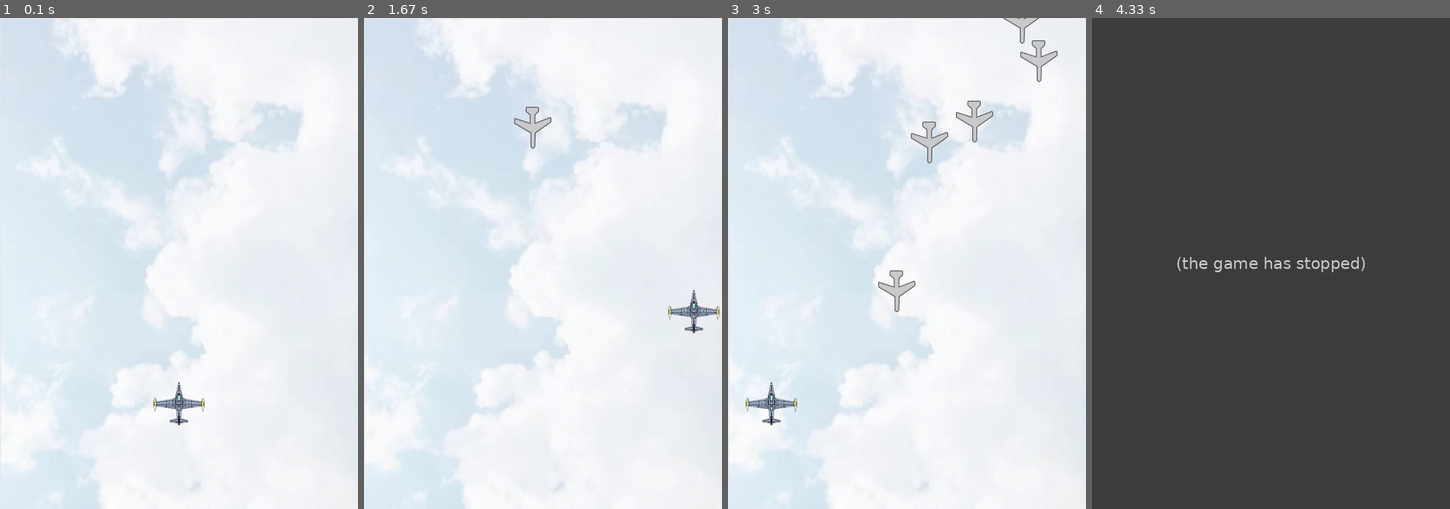
Above: before the commit, frames 1-4 (left to right).
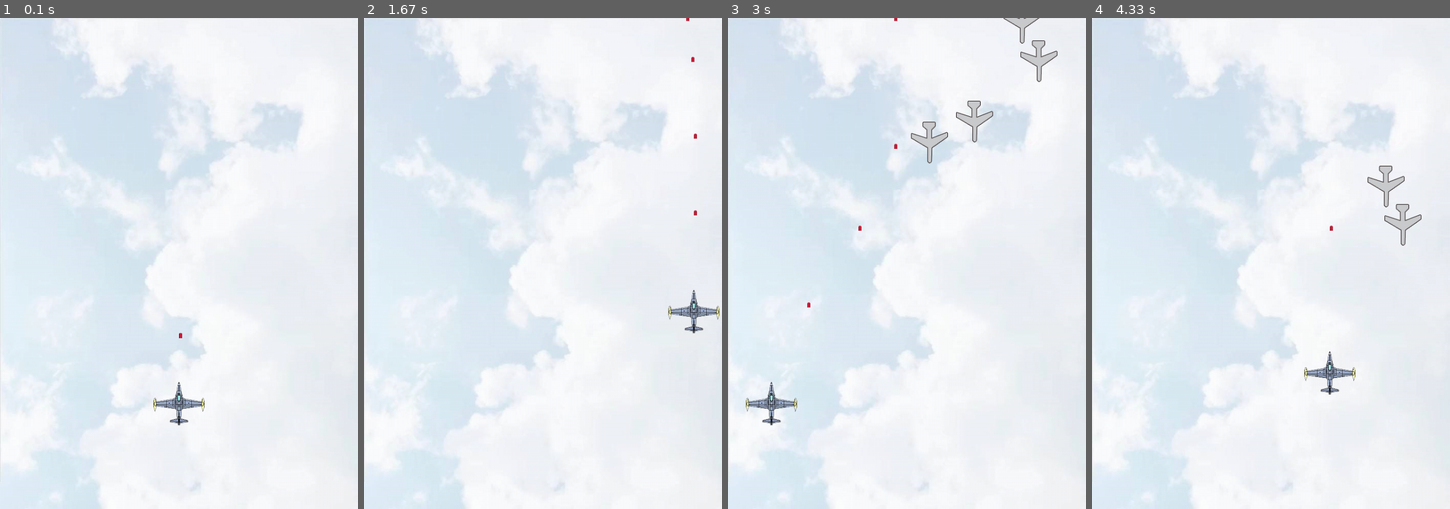
Above: after the commit, the same moments.

Repository: charlie-ccw/Pygame-project
Game: pygame game, started from main.py
The game is run twice, just before and just after one commit, with the same random seed, the same clock (stepped at 60 frames per second) and the same inputs.
Inputs:
- Up to frame 1 (0.1 s): no input
- Up to frame 2 (1.67 s): hold D 0.33-0.8 s; hold W 0.83-1.13 s; hold D 1.17-1.63 s
- Up to frame 3 (3 s): hold A 1.67-2.2 s; hold S 2.23-2.53 s; hold A 2.57-2.97 s
- Up to frame 4 (4.33 s): hold W 3-3.37 s; hold D 3.4-4.03 s; hold S from 4.07 s (still down)

The runs differ from the first frame. In frame 1, less than 0.1% of the frame differs, in the area x 50-51%, y 64-66%; in frame 2, 0.3%; in frame 3, 0.3%; in frame 4, 100%, in the area x 0-100%, y 0-100%.
Before the commit the program exited at 4.07 s; later frames show no game.

Commit message:
bullet
here i add some bullet pictures and create and draw bullets. also, i add the check of collision between bullets and the planes.

Diff:
--- /dev/null
+++ b/bullet.py
@@ -0,0 +1,24 @@
+import pygame
+
+
+class Bullet1(pygame.sprite.Sprite):
+    def __init__(self, position):
+        pygame.sprite.Sprite.__init__(self)
+
+        self.image = pygame.image.load("images/18.png").convert_alpha()
+        self.rect = self.image.get_rect()
+        self.rect.left, self.rect.top = position
+        self.speed = 15
+        self.active = True
+        self.mask = pygame.mask.from_surface(self.image)
+
+
+    def move(self):
+        self.rect.top -= self.speed
+
+        if self.rect.top < 0:
+            self.active = False
+
+    def reset(self, position):
+        self.rect.left, self.rect.top = position
+        self.active = True
--- a/main.py
+++ b/main.py
@@ -3,6 +3,7 @@
 import traceback
 import myplane
 import enemy
+import bullet
 from pygame.locals import *
 from random import *
 
@@ -18,7 +19,7 @@
 background = pygame.image.load("images/background.jpg").convert()
 
 
-
+# here we difine the group of enemy
 def add_enemy1(group1,group2,num):
     for i in range(num):
         e1 = enemy.Enemy1(size)
@@ -36,6 +37,7 @@
         e3 = enemy.Enemy3(size)
         group1.add(e3)
         group2.add(e3)
+
  # here is the main program
 def main():
 
@@ -47,13 +49,22 @@
     enemies = pygame.sprite.Group()
 
     enemy1 = pygame.sprite.Group()
-    add_enemy1(enemy1, enemies, 15)
+    add_enemy1(enemy1, enemies, 20)
 
     enemy2 = pygame.sprite.Group()
-    add_enemy2(enemy2, enemies, 7)
+    add_enemy2(enemy2, enemies, 8)
 
     enemy3 = pygame.sprite.Group()
     add_enemy3(enemy3, enemies, 3)
+
+
+    # here we creat the bullets
+    bullet1 = []
+    bullet1_index = 0
+    bullet1_number = 7
+    for i in range(bullet1_number):
+        bullet1.append(bullet.Bullet1(myplane1.rect.midtop))
+
 
     # the index of plane when it is destoried
     e1_destroy_index = 0
@@ -69,6 +80,7 @@
 
     clock = pygame.time.Clock()
 
+
     # here we check if it is ok to run the game
     while running:
         for event in pygame.event.get():
@@ -77,6 +89,7 @@
             if event.type == QUIT:
                 pygame.quit()
                 sys.exit()
+
 
         # here we check the keyboard of user
         key_pressed = pygame.key.get_pressed()
@@ -112,6 +125,25 @@
                 if myplane1_destroy_index == 0:
                     print("game over")
                     running = False
+
+
+        # here we shot the bullets
+        if not(delay % 10):
+            bullet1[bullet1_index].reset(myplane1.rect.midtop)
+            bullet1_index = (bullet1_index + 1) % bullet1_number
+
+
+        # here we check if the bullet collides with the enemy plane
+        for b in bullet1:
+            if b.active:
+                b.move()
+                screen.blit(b.image, b.rect)
+                enemy_hit = pygame.sprite.spritecollide(b, enemies, False, pygame.sprite.collide_mask)
+                if enemy_hit:
+                    b.active = False
+                    for e in enemy_hit:
+                        e.active = False
+
 
         # here we draw the enemy planes
         for each in enemy3:
@@ -127,6 +159,7 @@
                     if e3_destroy_index == 0:
                         each.reset()
 
+
         for each in enemy2:
             if each.active:
                 each.move()
@@ -135,9 +168,10 @@
                 if not(delay % 3):
                     # here we draw the destory pictures of the plane
                     screen.blit(each.destroy_images[e2_destroy_index], each.rect)
-                    e2_destroy_index = (e3_destroy_index + 1) % 4
+                    e2_destroy_index = (e2_destroy_index + 1) % 4
                     if e2_destroy_index == 0:
                         each.reset()
+
 
         for each in enemy1:
             if each.active:
@@ -151,6 +185,8 @@
                     if e1_destroy_index == 0:
                         each.reset()
 
+
+
         # here we change the value of delay
         delay -= 1
         if not delay:
@@ -159,6 +195,7 @@
         pygame.display.flip()
 
         clock.tick(60)
+
 
 if __name__ == "__main__":
     try:
Binary file added: images/18.png
Binary file added: images/19.png
Binary file added: images/20.png
